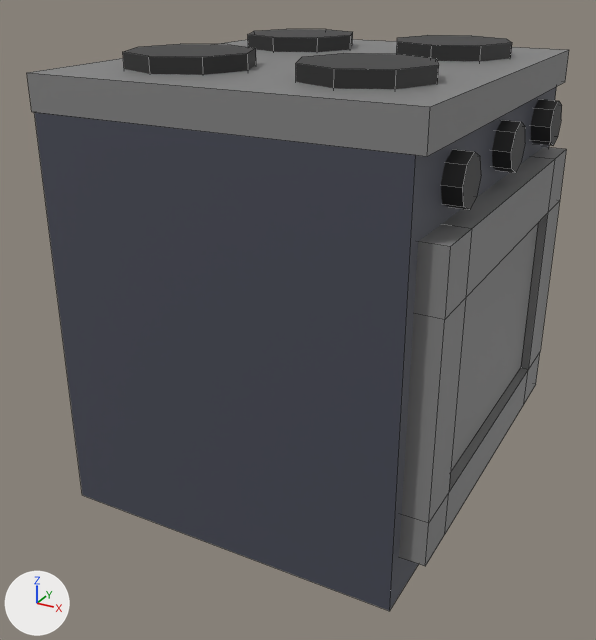
An edit to the FBX model Assets/Scenes/Models/Furniture/Dollhouse Furniture Kit/Kitchen/StoveOven.fbx, drawn before and after from the same camera.
One viewpoint serves both versions: a 50 mm camera at (-3.027, -1.739, 1.067) aimed at (-3.815, -0.305, 0.35). The lights are fixed; the arrows at lower left show +X, +Y and +Z. Mesh edges are drawn as thin lines. Where no turn or scale is listed for an object, it has been applied to the vertices.
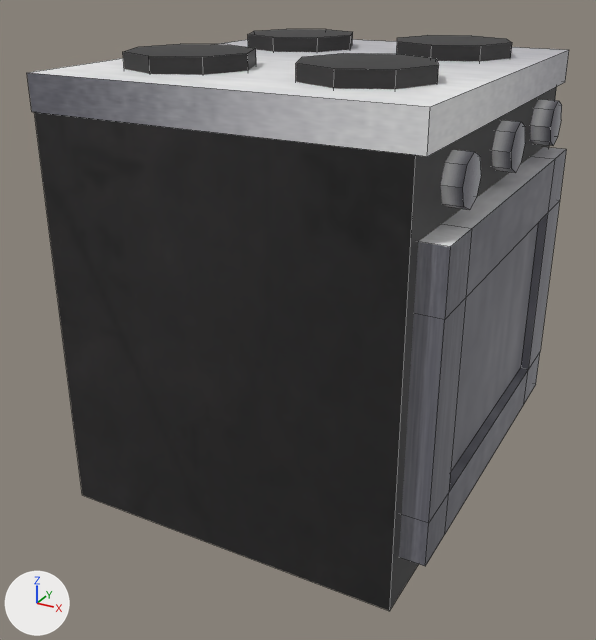
Where the newer file only moved an object's origin or applied its transform, the numbers keep the older frame.

The change, as a diff of the scene's bpy script:
```diff
--- a/Assets/Scenes/Models/Furniture/Dollhouse Furniture Kit/Kitchen/StoveOven.fbx.py
+++ b/Assets/Scenes/Models/Furniture/Dollhouse Furniture Kit/Kitchen/StoveOven.fbx.py
@@ img_darkmetal_png @@
+img_darkmetal_png = load_image('darkmetal.png', '../Textures/darkmetal.png', 256, 256, 'sRGB')
@@ img_lightmetal_png @@
+img_lightmetal_png = load_image('lightmetal.png', '../Textures/lightmetal.png', 256, 256, 'sRGB')
@@ mat_material_001 @@
 mat_material_001 = principled_material('Material.001')
-mat_material_001.base_color = (0.064, 0.0689, 0.0942)  # dark blue #484a57
+mat_material_001.texture = img_darkmetal_png
@@ mat_material_002 @@
 mat_material_002 = principled_material('Material.002')
-mat_material_002.base_color = (0.225, 0.225, 0.225)  # grey #828282
+mat_material_002.texture = img_lightmetal_png
@@ me_cylinder_015 @@
 me_cylinder_015.from_pydata(...)  # 16 vertices, 10 faces; spans x -3.4448..-3.3943, y -0.0043..0.0882, z 0.7053..0.7978
-me_cylinder_015.materials.append(mat_material_003)  # black #2b2b2b
+me_cylinder_015.materials.append(mat_material_002)  # picture img_lightmetal_png
@@ me_cylinder_014 @@
 me_cylinder_014.from_pydata(...)  # 16 vertices, 10 faces; spans x -3.4507..-3.4003, y -0.2736..-0.1811, z 0.7045..0.797
-me_cylinder_014.materials.append(mat_material_003)  # black #2b2b2b
+me_cylinder_014.materials.append(mat_material_002)  # picture img_lightmetal_png
@@ me_cylinder_013 @@
 me_cylinder_013.from_pydata(...)  # 16 vertices, 10 faces; spans x -3.4507..-3.4003, y -0.5416..-0.4491, z 0.7013..0.7938
-me_cylinder_013.materials.append(mat_material_003)  # black #2b2b2b
+me_cylinder_013.materials.append(mat_material_002)  # picture img_lightmetal_png
```

Pixel boxes (x1, y1, x2, y2) of what changed, in the pictures (596 x 640 px):
'Cube.014', surface changed (grey to black): (34, 86, 557, 611) in both
'Cube.015', surface changed: (27, 39, 569, 156) in both
'Cylinder.006', surface changed, recoloured (black to grey): (441, 149, 481, 210) in both
'Cylinder.007', surface changed, recoloured (black to grey): (492, 120, 525, 173) in both
'Cylinder.008', surface changed, recoloured (black to grey): (531, 99, 562, 146) in both
